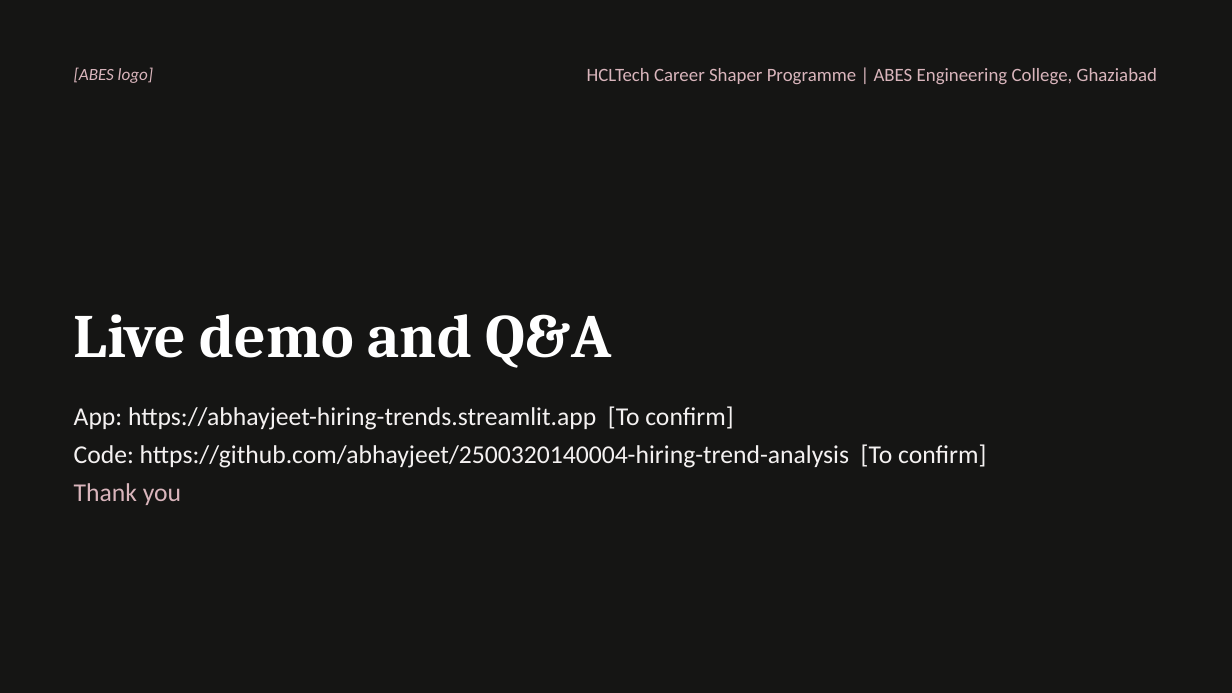
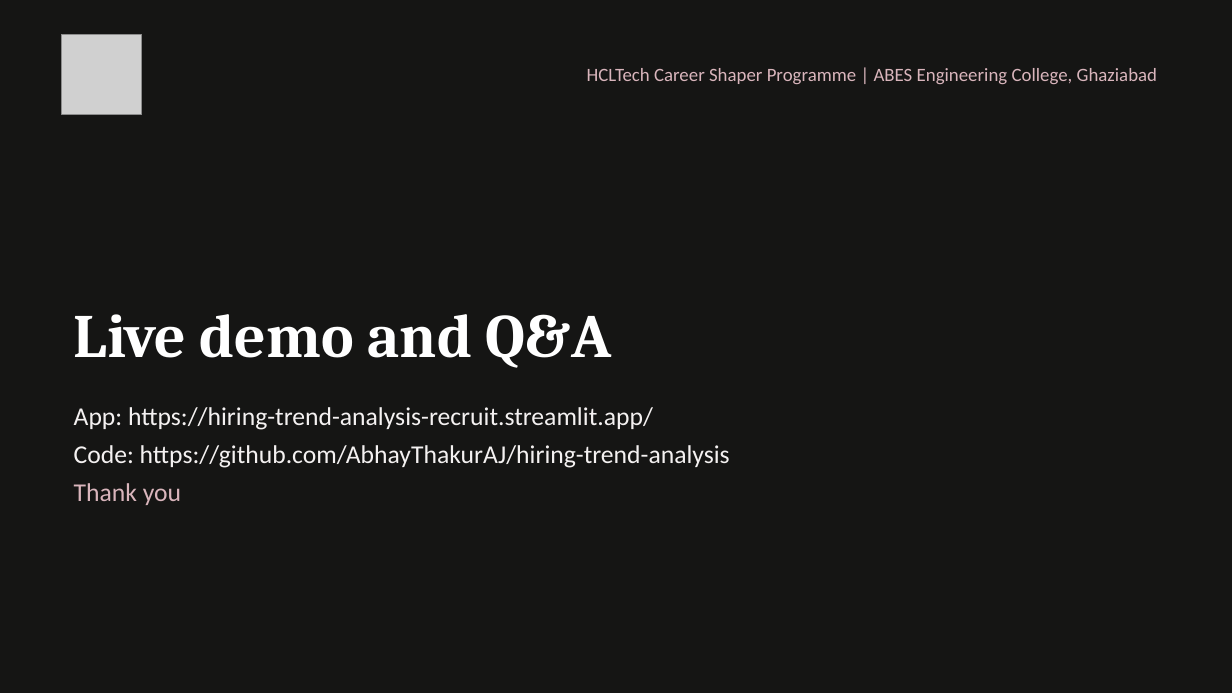
Before and after one commit to AbhayThakurAJ/hiring-trend-analysis, a slide deck: slide 11 of docs/P01_HTA_Step18_Presentation.pptx. Drawn at 1232x693 pixels with LibreOffice and Linux fonts; fonts in the diff are those of the drawing; grey boxes stand for pictures. Boxes give left, top, right and bottom in pixels: in the first picture for what was removed or moved away, otherwise in the second. Text is boxed around its words. In the diff, an @@ line names an element or a change of style, - is before the commit and + after.

Commit message:
Add official ABES logo, LMS submission package (PDFs, PPTX, ZIP), and updated documents

```diff
--- a/docs/P01_HTA_Step18_Presentation.pptx
+++ b/docs/P01_HTA_Step18_Presentation.pptx
@@ picture added at (62, 34, 142, 115) @@
@@ text removed at (74, 67, 153, 83) @@
-[ABES logo]
@@ text at (74, 407, 730, 468): text changed @@
-App: https://abhayjeet-hiring-trends.streamlit.app [To confirm]
-Code: https://github.com/abhayjeet/2500320140004-hiring-trend-analysis [To confirm]
+App: https://hiring-trend-analysis-recruit.streamlit.app/
+Code: https://github.com/AbhayThakurAJ/hiring-trend-analysis
```
Also in this commit, not shown: 1 other slide changed, 30 other files.
